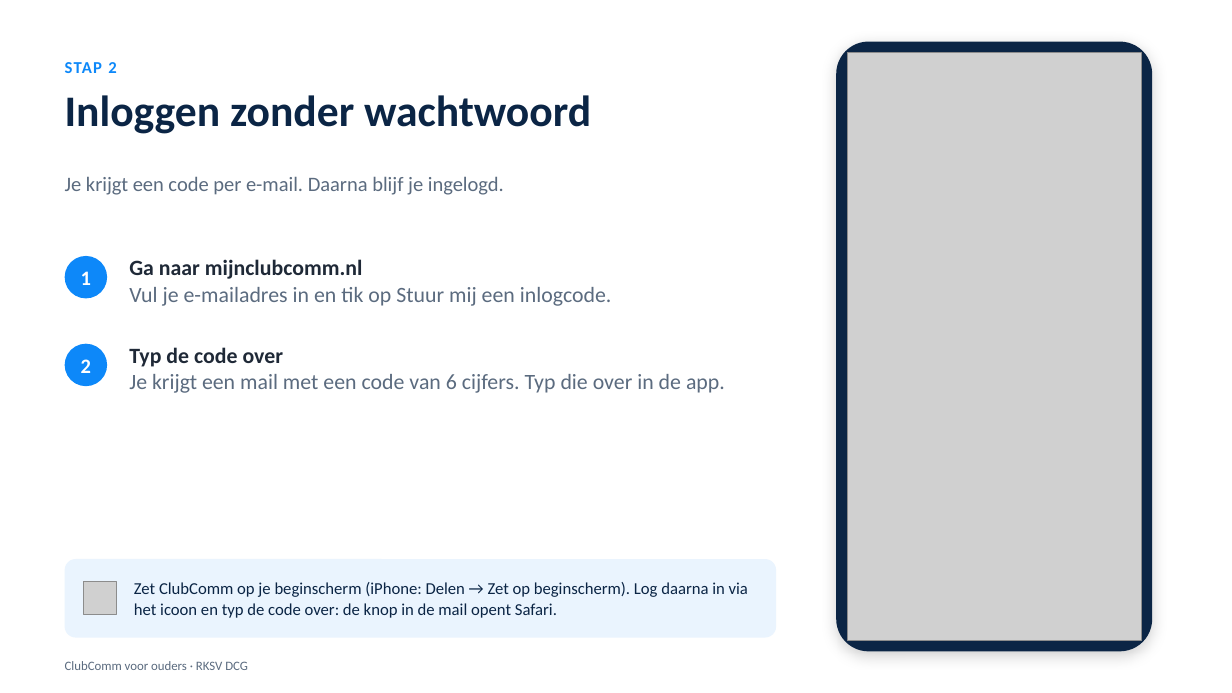
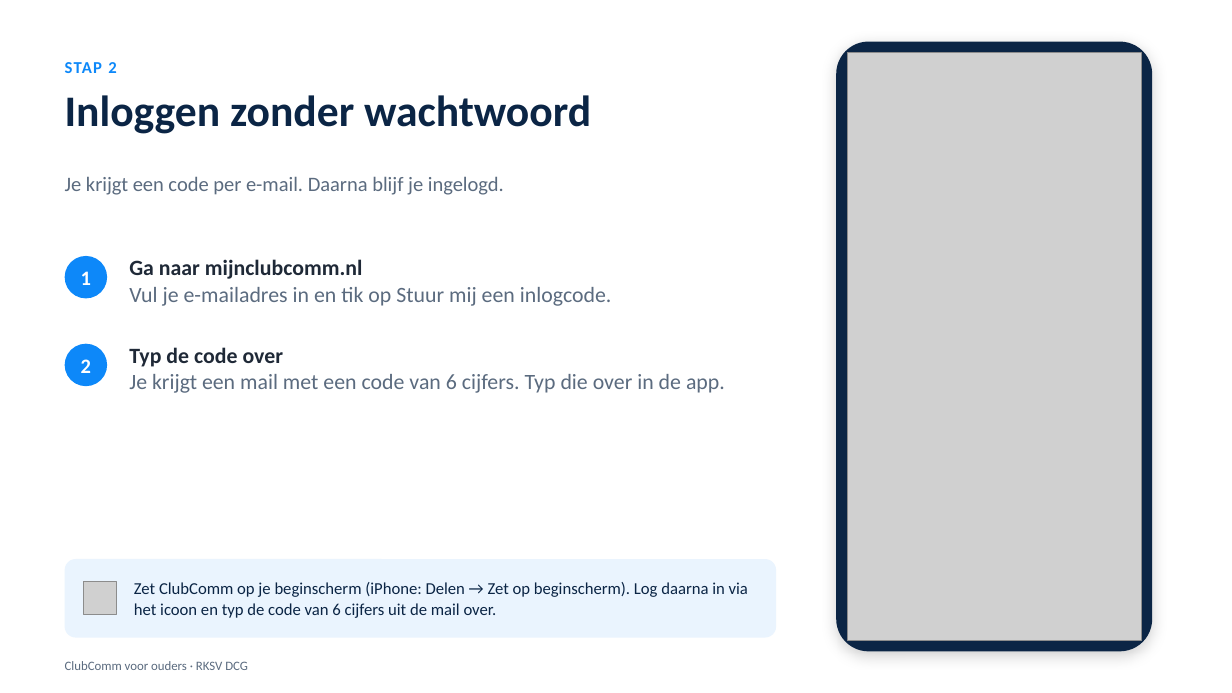
Before and after one commit to sofianabayahya/Clubcomm, a slide deck: slide 3 of docs/presentaties/ClubComm-ouders.pptx. Drawn at 1232x693 pixels with LibreOffice and Linux fonts; fonts in the diff are those of the drawing; grey boxes stand for pictures. Boxes give left, top, right and bottom in pixels: in the first picture for what was removed or moved away, otherwise in the second. Text is boxed around its words. In the diff, an @@ line names an element or a change of style, - is before the commit and + after.

```diff
--- a/docs/presentaties/ClubComm-ouders.pptx
+++ b/docs/presentaties/ClubComm-ouders.pptx
@@ text at (134,582,748,618): text changed @@
-Zet ClubComm op je beginscherm (iPhone: Delen → Zet op beginscherm). Log daarna in via het icoon en typ de code over: de knop in de mail opent Safari.
+Zet ClubComm op je beginscherm (iPhone: Delen → Zet op beginscherm). Log daarna in via het icoon en typ de code van 6 cijfers uit de mail over.
```
Also in this commit, not shown: 13 other files.
